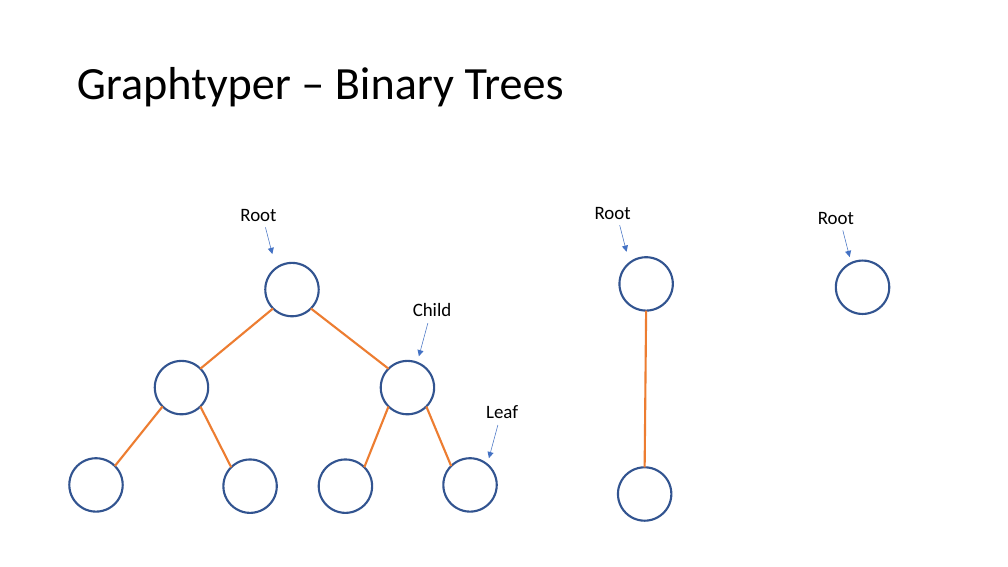
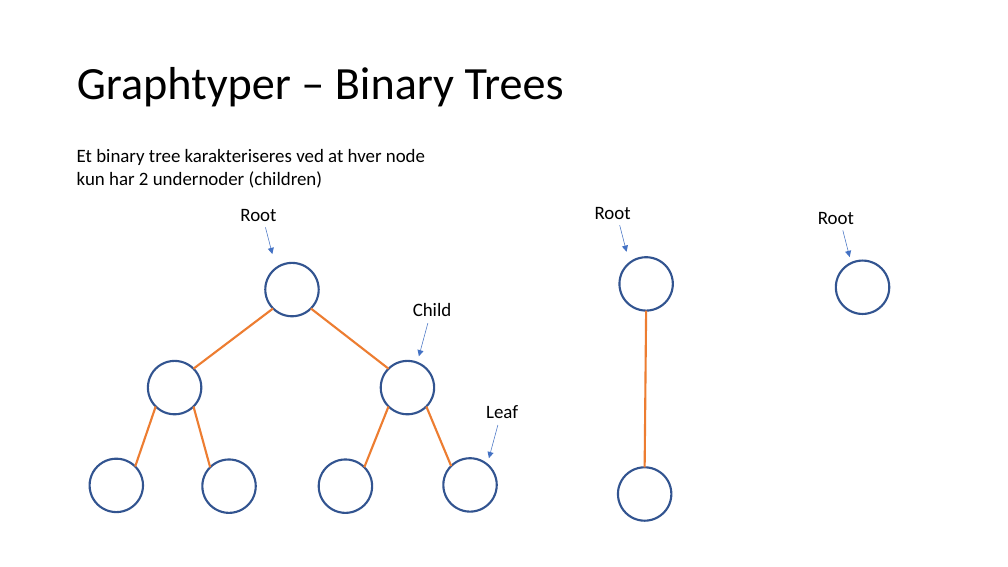
Before and after one commit to FaderVader/CPH_Afgangsprojekt_2022, a slide deck: slide 9 of LogSearcher.pptx (slide 8 before the commit). Drawn at 1008x567 pixels with LibreOffice and Linux fonts; fonts in the diff are those of the drawing. Boxes give left, top, right and bottom in pixels: in the first picture for what was removed or moved away, otherwise in the second. Text is boxed around its words. In the diff, an @@ line names an element or a change of style, - is before the commit and + after.

```diff
--- a/LogSearcher.pptx
+++ b/LogSearcher.pptx
@@ text added at <box>77,149,425,188</box>, 18 pt, text #000000 @@
+Et binary tree karakteriseres ved at hver node kun har 2 undernoder (children)
@@ line moved from (200, 369) - (273, 309) to (194, 369) - (273, 309) @@
@@ ellipse: place and size @@
-ellipse at <box>155,361,209,414</box>
+ellipse at <box>148,361,202,414</box>
@@ line moved from (115, 466) - (163, 407) to (135, 467) - (156, 407) @@
@@ line moved from (200, 407) - (231, 467) to (194, 407) - (210, 467) @@
@@ ellipse: place and size @@
-ellipse at <box>70,458,123,512</box>
+ellipse at <box>89,459,143,513</box>
@@ ellipse: place and size @@
-ellipse at <box>223,460,277,513</box>
+ellipse at <box>203,460,256,513</box>
```
Also in this commit, not shown: 1 other slide changed, 6 slides added.
